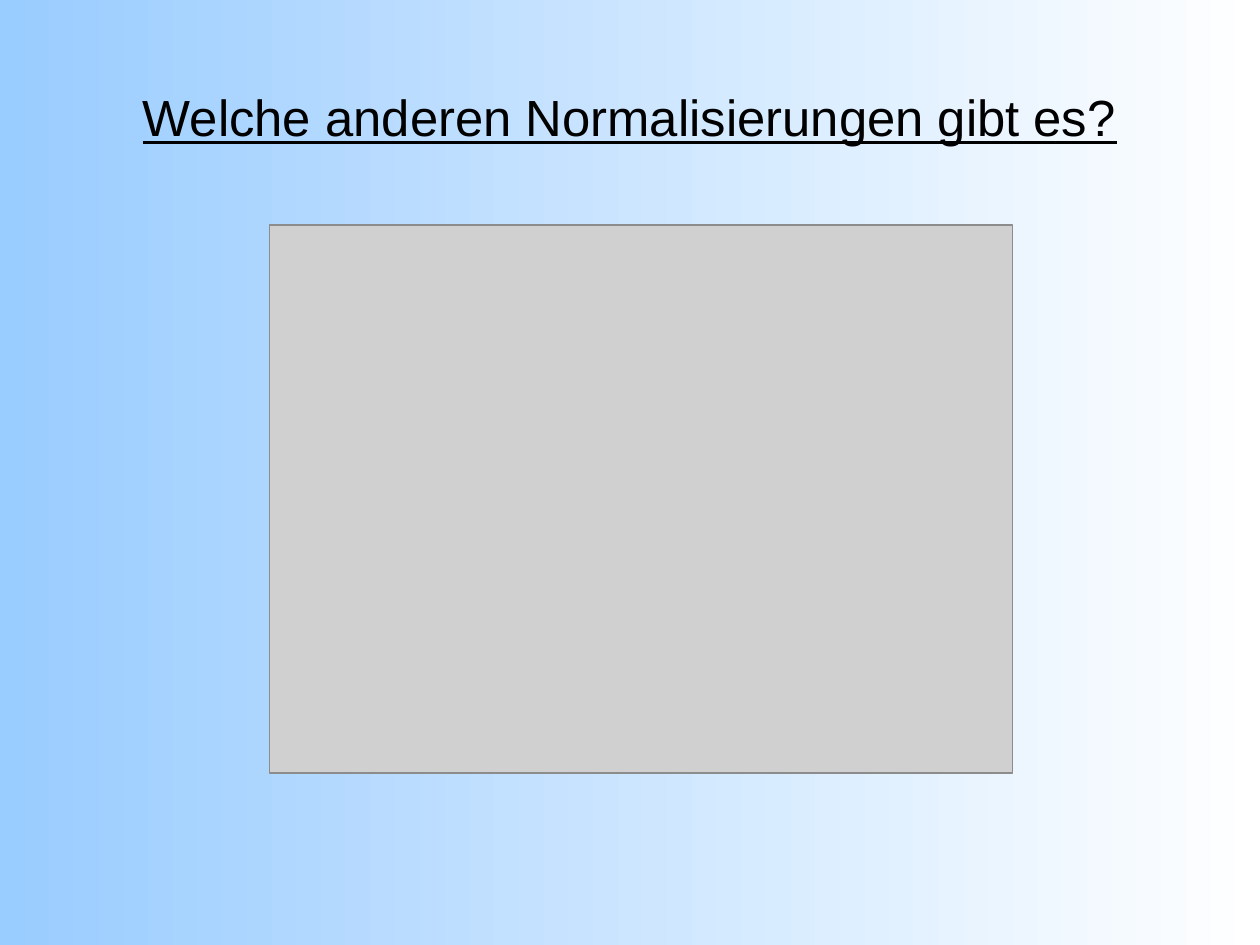
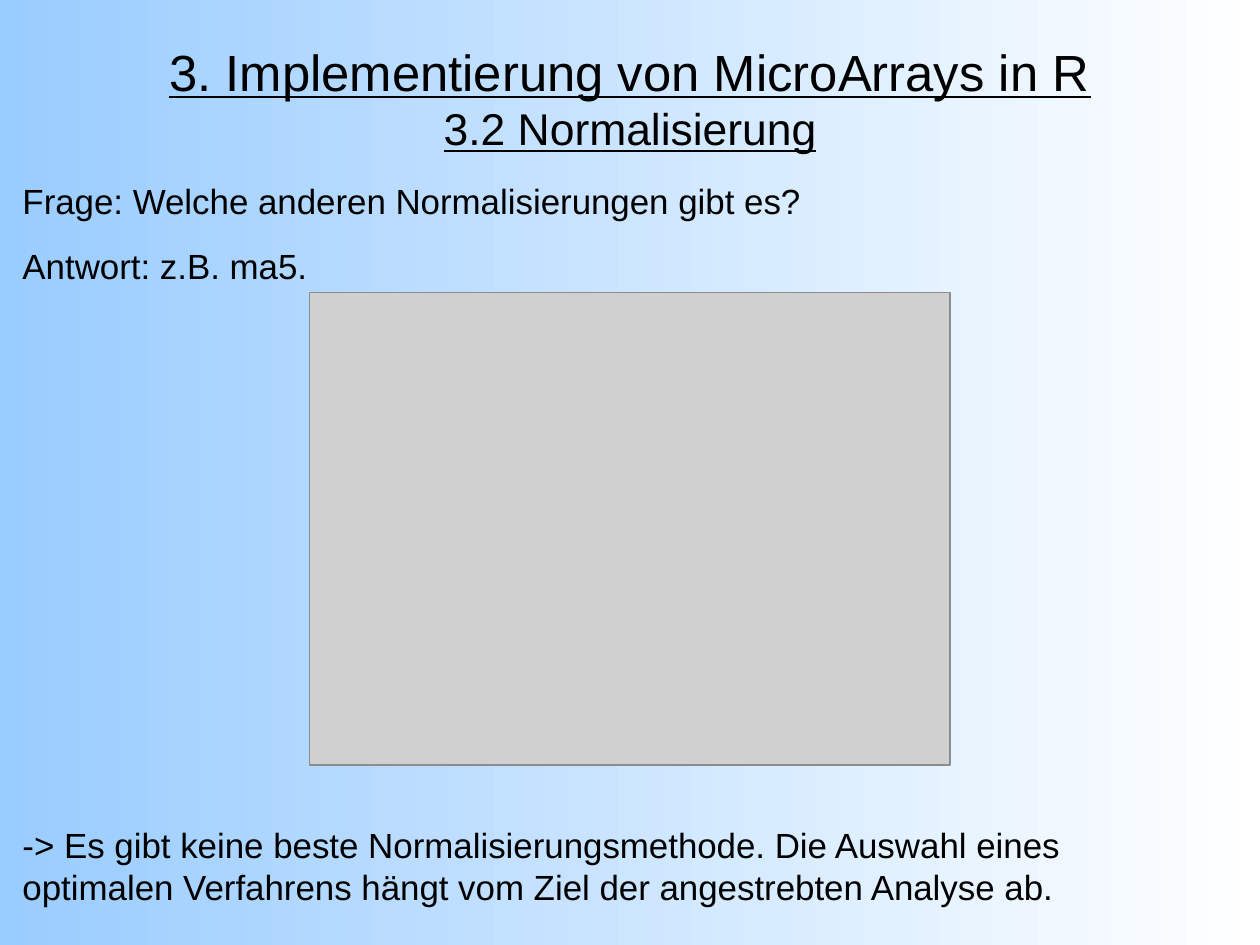
Before and after one commit to emmkey/GenEx, a slide deck: slide 10 of W1 Praesentation.odp. Drawn at 1260x945 pixels with LibreOffice and Linux fonts; fonts in the diff are those of the drawing; grey boxes stand for pictures. Boxes give left, top, right and bottom in pixels: in the first picture for what was removed or moved away, otherwise in the second. Text is boxed around its words. In the diff, an @@ line names an element or a change of style, - is before the commit and + after.

```diff
--- a/W1 Praesentation.odp
+++ b/W1 Praesentation.odp
@@ title added at (x1=169, y1=54, x2=1089, y2=155), 32 pt, text #000000, underline @@
+3. Implementierung von MicroArrays in R
+3.2 Normalisierung
@@ title removed at (x1=143, y1=99, x2=1116, y2=147) @@
-Welche anderen Normalisierungen gibt es?
@@ text added at (x1=22, y1=188, x2=1059, y2=907), 22 pt, text #000000 @@
+Frage: Welche anderen Normalisierungen gibt es?
+Antwort: z.B. ma5.
+-> Es gibt keine beste Normalisierungsmethode. Die Auswahl eines optimalen Verfahrens hängt vom Ziel der angestrebten Analyse ab.
@@ picture resized from (x1=270, y1=225, x2=1013, y2=774) to (x1=310, y1=293, x2=950, y2=765) @@
```
Also in this commit, not shown: 9 other slides changed, 1 slide added, 1 slide removed, 1 other file.
